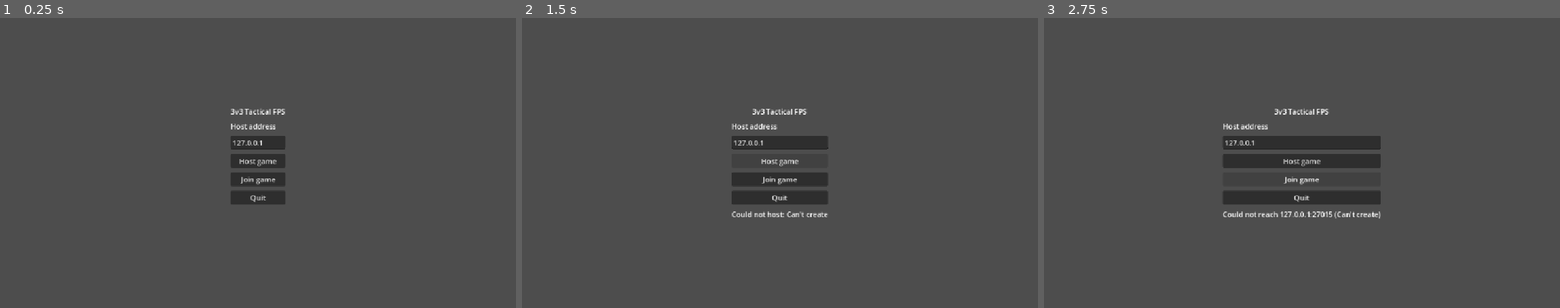
Above: before the commit, frames 1-3 (left to right).
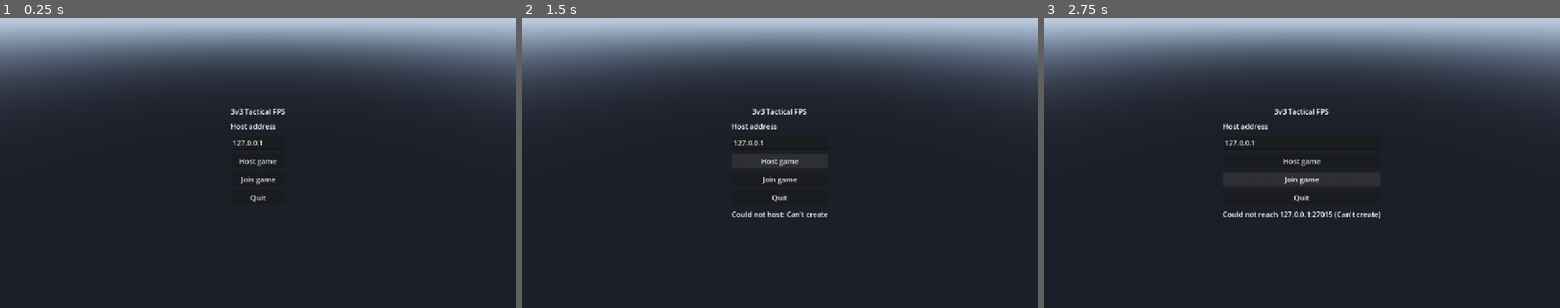
Above: after the commit, the same moments.

Repository: haroonirfan123/tactical-fps
Game: Godot game, scene res://scenes/core/main.tscn
Same seed, same stepped clock (60 frames per second), same inputs: the game is played once before the commit and once after it.
Inputs:
- Up to frame 1 (0.25 s): no input
- Up to frame 2 (1.5 s): tap Enter at 0.5 s; click "Host game" at 1.25 s
- Up to frame 3 (2.75 s): click "Join game" at 2 s

The runs differ from the first frame. In frame 1, 93% of the frame differs, in the area x 0-100%, y 0-100%; in frame 2, 91%; in frame 3, 89%.

Commit message:
Add a grey-box placeholder environment to the main scene
Section 5 asks for a main scene with a basic placeholder environment. The
root node, GameManager integration and debug labels already existed; the
environment did not, and main.tscn was pure 2D UI over an empty viewport.

Adds scenes/game/placeholder_environment.tscn: sky, sun, overview camera, a
60x60 arena floor, four walls, a large surrounding apron and two spawn
markers. Cover blocks are generated in script because they are near-identical.

Kept as a separate scene rather than nodes inside main.tscn, so Chapter 7
replaces the map by deleting one file instead of unpicking the router. It
shows alongside the dev harness and stands down whenever a real screen is up,
so the main menu still covers the 3D world.

Verified with 63 headless checks covering geometry, collision, camera framing,
generated blocks and screen routing. Confirmed by framebuffer capture that the
arena renders, the harness panel sits on the right 440px with readable text,
and the floor top is exactly y=0 for Chapter 3's player to stand on.

Diff:
--- a/scenes/core/main.tscn
+++ b/scenes/core/main.tscn
@@ -1,6 +1,7 @@
-[gd_scene load_steps=2 format=3]
+[gd_scene load_steps=3 format=3]
 
 [ext_resource type="Script" path="res://scripts/core/main.gd" id="1_main"]
+[ext_resource type="PackedScene" path="res://scenes/game/placeholder_environment.tscn" id="2_placeholder"]
 
 [node name="Main" type="Node"]
 script = ExtResource("1_main")
@@ -8,16 +9,32 @@
 [node name="ScreenHost" type="Node" parent="."]
 unique_name_in_owner = true
 
+[node name="PlaceholderEnvironment" parent="." instance=ExtResource("2_placeholder")]
+unique_name_in_owner = true
+visible = false
+
 [node name="UI" type="CanvasLayer" parent="."]
 
 [node name="DevPanel" type="Control" parent="UI"]
 unique_name_in_owner = true
 layout_mode = 3
+anchors_preset = 11
+anchor_left = 1.0
+anchor_right = 1.0
+anchor_bottom = 1.0
+offset_left = -440.0
+grow_horizontal = 0
+grow_vertical = 2
+
+[node name="Background" type="ColorRect" parent="UI/DevPanel"]
+layout_mode = 1
 anchors_preset = 15
 anchor_right = 1.0
 anchor_bottom = 1.0
 grow_horizontal = 2
 grow_vertical = 2
+mouse_filter = 2
+color = Color(0.05, 0.055, 0.07, 0.93)
 
 [node name="Margin" type="MarginContainer" parent="UI/DevPanel"]
 layout_mode = 1
@@ -42,7 +59,7 @@
 
 [node name="Subtitle" type="Label" parent="UI/DevPanel/Margin/Column"]
 layout_mode = 2
-text = "These buttons are a testing tool for the Chapter 2 state machine. They will be deleted in Chapter 8. A real match is driven by the rules below, not by clicking."
+text = "These buttons are a testing tool for the game state machine, not a menu. A real match is driven by the rules below, not by clicking. The grey box behind this panel is a placeholder arena with nothing in it yet."
 horizontal_alignment = 1
 autowrap_mode = 3
 
--- /dev/null
+++ b/scenes/game/placeholder_environment.tscn
@@ -0,0 +1,141 @@
+[gd_scene load_steps=16 format=3]
+
+[ext_resource type="Script" path="res://scripts/game/placeholder_environment.gd" id="1_placeholder"]
+
+[sub_resource type="ProceduralSkyMaterial" id="SkyMaterial_1"]
+sky_top_color = Color(0.22, 0.35, 0.58, 1)
+sky_horizon_color = Color(0.56, 0.63, 0.72, 1)
+sky_curve = 0.15
+ground_bottom_color = Color(0.16, 0.17, 0.2, 1)
+ground_horizon_color = Color(0.56, 0.63, 0.72, 1)
+ground_curve = 0.06
+sun_angle_max = 25.0
+
+[sub_resource type="Sky" id="Sky_1"]
+sky_material = SubResource("SkyMaterial_1")
+
+[sub_resource type="Environment" id="Environment_1"]
+background_mode = 2
+sky = SubResource("Sky_1")
+tonemap_mode = 3
+ambient_light_source = 3
+ambient_light_color = Color(0.55, 0.56, 0.58, 1)
+ambient_light_sky_contribution = 0.5
+
+[sub_resource type="StandardMaterial3D" id="MatFloor_1"]
+albedo_color = Color(0.3, 0.32, 0.35, 1)
+roughness = 1.0
+
+[sub_resource type="StandardMaterial3D" id="MatWall_1"]
+albedo_color = Color(0.47, 0.49, 0.53, 1)
+roughness = 1.0
+
+[sub_resource type="StandardMaterial3D" id="MatApron_1"]
+albedo_color = Color(0.23, 0.25, 0.23, 1)
+roughness = 1.0
+
+[sub_resource type="BoxMesh" id="BoxMeshFloor_1"]
+size = Vector3(60, 1, 60)
+
+[sub_resource type="BoxShape3D" id="BoxShapeFloor_1"]
+size = Vector3(60, 1, 60)
+
+[sub_resource type="BoxMesh" id="BoxMeshWallLong_1"]
+size = Vector3(60, 4, 1)
+
+[sub_resource type="BoxShape3D" id="BoxShapeWallLong_1"]
+size = Vector3(60, 4, 1)
+
+[sub_resource type="BoxMesh" id="BoxMeshWallShort_1"]
+size = Vector3(1, 4, 60)
+
+[sub_resource type="BoxShape3D" id="BoxShapeWallShort_1"]
+size = Vector3(1, 4, 60)
+
+[sub_resource type="BoxMesh" id="BoxMeshApron_1"]
+size = Vector3(400, 1, 400)
+
+[sub_resource type="BoxShape3D" id="BoxShapeApron_1"]
+size = Vector3(400, 1, 400)
+
+[node name="PlaceholderEnvironment" type="Node3D"]
+script = ExtResource("1_placeholder")
+
+[node name="WorldEnvironment" type="WorldEnvironment" parent="."]
+environment = SubResource("Environment_1")
+
+[node name="Sun" type="DirectionalLight3D" parent="."]
+transform = Transform3D(0.866025, -0.25, 0.433013, 0, 0.866025, 0.5, -0.5, -0.433013, 0.75, 0, 12, 0)
+light_energy = 1.2
+shadow_enabled = true
+
+[node name="OverviewCamera" type="Camera3D" parent="."]
+transform = Transform3D(1, 0, 0, 0, 0.848048, 0.529919, 0, -0.529919, 0.848048, 0, 30, 48)
+current = true
+fov = 65.0
+
+[node name="Apron" type="StaticBody3D" parent="."]
+transform = Transform3D(1, 0, 0, 0, 1, 0, 0, 0, 1, 0, -0.55, 0)
+
+[node name="Mesh" type="MeshInstance3D" parent="Apron"]
+mesh = SubResource("BoxMeshApron_1")
+surface_material_override/0 = SubResource("MatApron_1")
+
+[node name="Collision" type="CollisionShape3D" parent="Apron"]
+shape = SubResource("BoxShapeApron_1")
+
+[node name="Floor" type="StaticBody3D" parent="."]
+transform = Transform3D(1, 0, 0, 0, 1, 0, 0, 0, 1, 0, -0.5, 0)
+
+[node name="Mesh" type="MeshInstance3D" parent="Floor"]
+mesh = SubResource("BoxMeshFloor_1")
+surface_material_override/0 = SubResource("MatFloor_1")
+
+[node name="Collision" type="CollisionShape3D" parent="Floor"]
+shape = SubResource("BoxShapeFloor_1")
+
+[node name="WallNorth" type="StaticBody3D" parent="."]
+transform = Transform3D(1, 0, 0, 0, 1, 0, 0, 0, 1, 0, 2, -30.5)
+
+[node name="Mesh" type="MeshInstance3D" parent="WallNorth"]
+mesh = SubResource("BoxMeshWallLong_1")
+surface_material_override/0 = SubResource("MatWall_1")
+
+[node name="Collision" type="CollisionShape3D" parent="WallNorth"]
+shape = SubResource("BoxShapeWallLong_1")
+
+[node name="WallSouth" type="StaticBody3D" parent="."]
+transform = Transform3D(1, 0, 0, 0, 1, 0, 0, 0, 1, 0, 2, 30.5)
+
+[node name="Mesh" type="MeshInstance3D" parent="WallSouth"]
+mesh = SubResource("BoxMeshWallLong_1")
+surface_material_override/0 = SubResource("MatWall_1")
+
+[node name="Collision" type="CollisionShape3D" parent="WallSouth"]
+shape = SubResource("BoxShapeWallLong_1")
+
+[node name="WallWest" type="StaticBody3D" parent="."]
+transform = Transform3D(1, 0, 0, 0, 1, 0, 0, 0, 1, -30.5, 2, 0)
+
+[node name="Mesh" type="MeshInstance3D" parent="WallWest"]
+mesh = SubResource("BoxMeshWallShort_1")
+surface_material_override/0 = SubResource("MatWall_1")
+
+[node name="Collision" type="CollisionShape3D" parent="WallWest"]
+shape = SubResource("BoxShapeWallShort_1")
+
+[node name="WallEast" type="StaticBody3D" parent="."]
+transform = Transform3D(1, 0, 0, 0, 1, 0, 0, 0, 1, 30.5, 2, 0)
+
+[node name="Mesh" type="MeshInstance3D" parent="WallEast"]
+mesh = SubResource("BoxMeshWallShort_1")
+surface_material_override/0 = SubResource("MatWall_1")
+
+[node name="Collision" type="CollisionShape3D" parent="WallEast"]
+shape = SubResource("BoxShapeWallShort_1")
+
+[node name="AlphaSpawn" type="Marker3D" parent="."]
+transform = Transform3D(1, 0, 0, 0, 1, 0, 0, 0, 1, 0, 0, 24)
+
+[node name="BravoSpawn" type="Marker3D" parent="."]
+transform = Transform3D(1, 0, 0, 0, 1, 0, 0, 0, 1, 0, 0, -24)
--- a/scripts/core/main.gd
+++ b/scripts/core/main.gd
@@ -13,10 +13,11 @@
 ## and go as children of this node, which stays put.
 ##
 ## The panel below is a development harness, not a menu. It exists so the state
-## machine can be driven and checked in Chapter 2, before there is a player, a
-## weapon or a HUD to show. It is hidden whenever a real screen is registered
-## for the phase. Chapter 8 replaces the harness; nothing else should ever
-## come to depend on it.
+## machine can be driven and checked before there is a player, a weapon or a
+## HUD to show. It is hidden whenever a real screen is registered for the phase.
+## The grey-box arena behind it is a placeholder so the project can be seen
+## rendering at all; Chapter 7 replaces the arena and Chapter 8 replaces the
+## harness. Nothing should ever come to depend on either one.
 
 ## Phase -> screen scene. Phases with no entry fall through to the dev harness,
 ## which is correct for every phase until Chapter 8.
@@ -36,6 +37,7 @@
 }
 
 @onready var _dev_panel: Control = %DevPanel
+@onready var _environment: Node3D = %PlaceholderEnvironment
 @onready var _phase_label: Label = %PhaseLabel
 @onready var _note_label: Label = %NoteLabel
 @onready var _score_label: Label = %ScoreLabel
@@ -89,7 +91,13 @@
 		_current_screen = SCREENS[phase].instantiate()
 		_screen_host.add_child(_current_screen)
 
-	_dev_panel.visible = _current_screen == null
+	# A real screen means a real phase is fully handled, so the placeholder
+	# arena and its harness panel both stand down. They come back together for
+	# every other phase, which is the correct fallback until each one has a
+	# scene of its own.
+	var showing_harness: bool = _current_screen == null
+	_dev_panel.visible = showing_harness
+	_environment.visible = showing_harness
 
 
 # --- Dev harness --------------------------------------------------------
--- /dev/null
+++ b/scripts/game/placeholder_environment.gd
@@ -0,0 +1,89 @@
+class_name PlaceholderEnvironment
+extends Node3D
+## A throwaway grey-box arena. It exists for one reason: to prove that the
+## project renders, lights and simulates before there is a real map to load.
+##
+## [b]Everything in here is disposable.[/b] Chapter 7 deletes this scene and
+## replaces it with the real map. Nothing outside [GameManager] should ever
+## reference [PlaceholderEnvironment] by name - the match scene should simply
+## be the thing that appears when gameplay starts, with this standing in until
+## then.
+##
+## What lives in the [code].tscn[/code] and what lives here is a deliberate
+## split. The ground, walls, sky, light and camera are [b]authored[/b] in the
+## scene file so they can be clicked and adjusted in the Inspector. The cover
+## blocks are [b]generated[/b] because they are near-identical, and a loop is
+## a better home for them than a dozen copy-pasted nodes that all have to be
+## deleted again in Chapter 7.
+
+## Cover block layout. Each entry is [code][centre, size, yaw_degrees][/code].
+## Positions are metres relative to the centre of the floor, with [code]y = 0[/code]
+## being the floor surface. The goal is not good level design - it is to give
+## Chapter 3 a player something to walk into, and Chapter 4 something to hide
+## behind.
+const COVER_BLOCKS := [
+	[Vector3(-10.0, 0.0, -8.0), Vector3(6.0, 2.0, 1.0), 0.0],
+	[Vector3(8.0, 0.0, -6.0), Vector3(1.0, 2.0, 7.0), 0.0],
+	[Vector3(-6.0, 0.0, 4.0), Vector3(1.0, 3.0, 1.0), 25.0],
+	[Vector3(6.0, 0.0, 5.0), Vector3(1.0, 3.0, 1.0), -25.0],
+	[Vector3(0.0, 0.0, -1.0), Vector3(4.0, 1.2, 4.0), 0.0],
+	[Vector3(-14.0, 0.0, 12.0), Vector3(2.0, 4.0, 2.0), 0.0],
+	[Vector3(14.0, 0.0, 11.0), Vector3(2.0, 4.0, 2.0), 0.0],
+	[Vector3(0.0, 0.0, 16.0), Vector3(8.0, 2.5, 1.0), 0.0],
+]
+
+## Shared by every generated block. One material for all of them keeps the
+## generated geometry visually distinct from the authored floor and walls,
+## which makes it obvious at a glance what was made in code.
+const COVER_COLOUR := Color(0.52, 0.54, 0.57)
+
+
+func _ready() -> void:
+	_build_cover()
+
+
+## Builds one [StaticBody3D] per entry in [constant COVER_BLOCKS]. A
+## [StaticBody3D] rather than a bare [MeshInstance3D] because Chapter 3's
+## player is a [CharacterBody3D] and would fall straight through a mesh that
+## has no collision shape.
+func _build_cover() -> void:
+	var material := StandardMaterial3D.new()
+	material.albedo_color = COVER_COLOUR
+	material.roughness = 1.0
+
+	for i in COVER_BLOCKS.size():
+		var block: Array = COVER_BLOCKS[i]
+		var centre: Vector3 = block[0]
+		var size: Vector3 = block[1]
+		var yaw_degrees: float = block[2]
+
+		# Each block is its own StaticBody3D so it can be moved, rotated or
+		# deleted on its own later without unpicking a shared parent.
+		var body := StaticBody3D.new()
+		body.name = "Cover%d" % (i + 1)
+		# Lifted by half its height so the box rests on the floor instead of
+		# straddling it.
+		body.position = centre + Vector3(0.0, size.y * 0.5, 0.0)
+		body.rotation.y = deg_to_rad(yaw_degrees)
+
+		var mesh_instance := MeshInstance3D.new()
+		# Named explicitly. An unnamed node added at runtime gets an auto
+		# generated name like @MeshInstance3D@412, which is unreadable in the
+		# remote scene tree and impossible to address with get_node().
+		mesh_instance.name = "Mesh"
+		var box_mesh := BoxMesh.new()
+		box_mesh.size = size
+		mesh_instance.mesh = box_mesh
+		mesh_instance.material_override = material
+		body.add_child(mesh_instance)
+
+		# Mesh and collider are sized separately on purpose. Editing the mesh
+		# to look right should never silently change what you can walk into.
+		var collision := CollisionShape3D.new()
+		collision.name = "Collision"
+		var box_shape := BoxShape3D.new()
+		box_shape.size = size
+		collision.shape = box_shape
+		body.add_child(collision)
+
+		add_child(body)
Not shown, added: scripts/game/placeholder_environment.gd.uid
Not shown, changed: README.md
